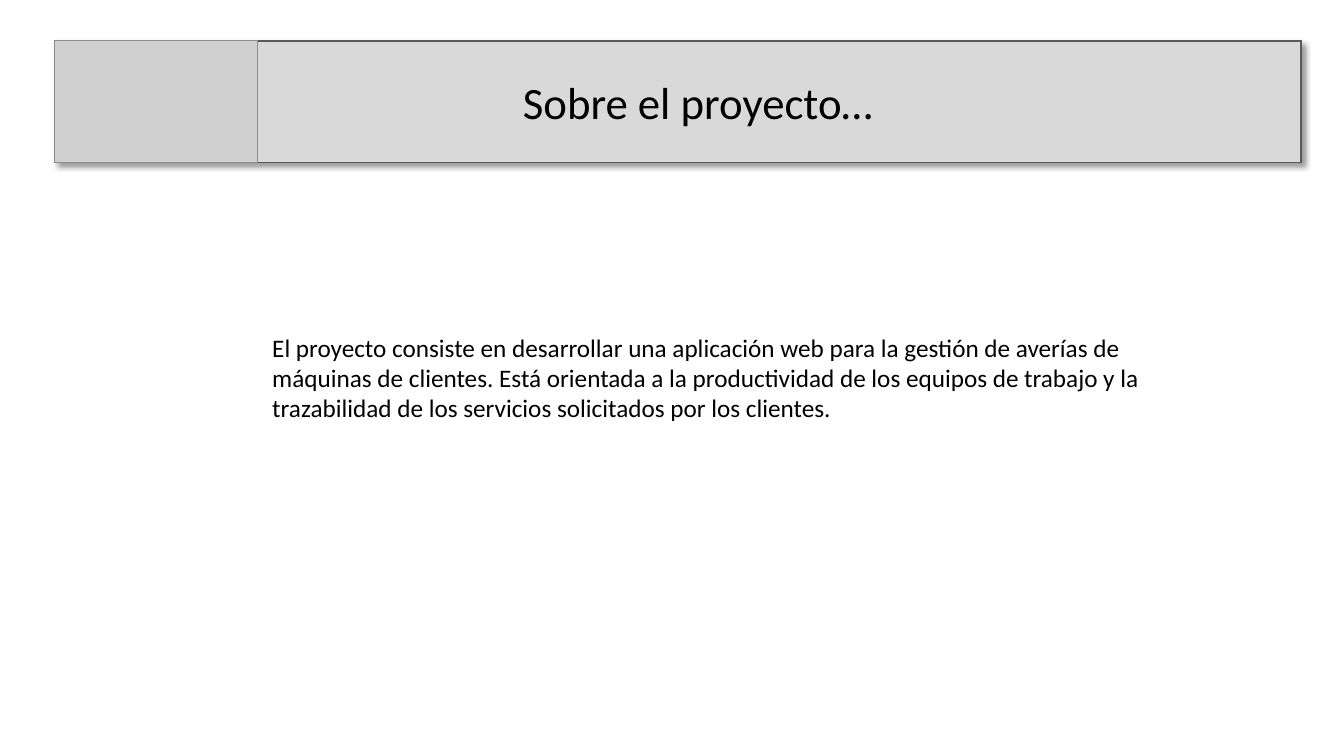
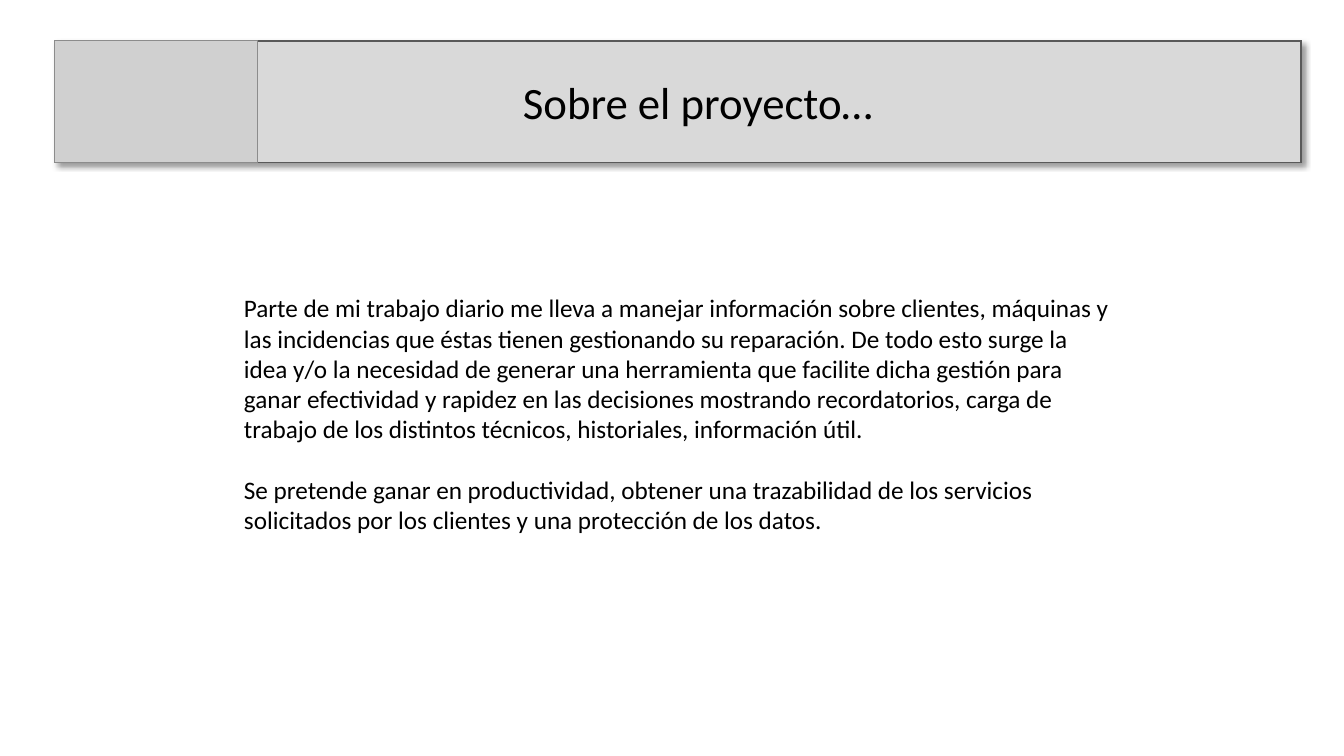
Before and after one commit to anvil555/La2025, a slide deck: slide 2 of Documentacion/Presentacion.pptx. Drawn at 1344x756 pixels with LibreOffice and Linux fonts; fonts in the diff are those of the drawing; grey boxes stand for pictures. Boxes give left, top, right and bottom in pixels: in the first picture for what was removed or moved away, otherwise in the second. Text is boxed around its words. In the diff, an @@ line names an element or a change of style, - is before the commit and + after.

```diff
--- a/Documentacion/Presentacion.pptx
+++ b/Documentacion/Presentacion.pptx
@@ text at (244, 299, 1108, 533): text changed @@
-El proyecto consiste en desarrollar una aplicación web para la gestión de averías de máquinas de clientes. Está orientada a la productividad de los equipos de trabajo y la trazabilidad de los servicios solicitados por los clientes.
+Parte de mi trabajo diario me lleva a manejar información sobre clientes, máquinas y las incidencias que éstas tienen gestionando su reparación. De todo esto surge la idea y/o la necesidad de generar una herramienta que facilite dicha gestión para ganar efectividad y rapidez en las decisiones mostrando recordatorios, carga de trabajo de los distintos técnicos, historiales, información útil.
+Se pretende ganar en productividad, obtener una trazabilidad de los servicios solicitados por los clientes y una protección de los datos.
```
Also in this commit, not shown: 1 other slide changed, 3 slides added, 16 slides removed, 9 other files.
